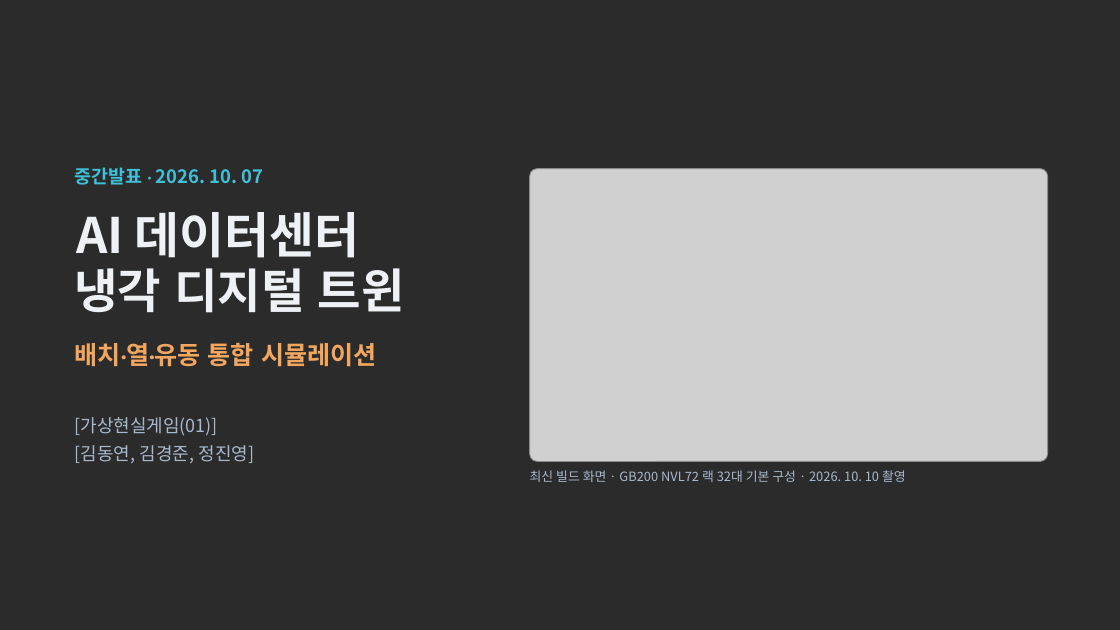
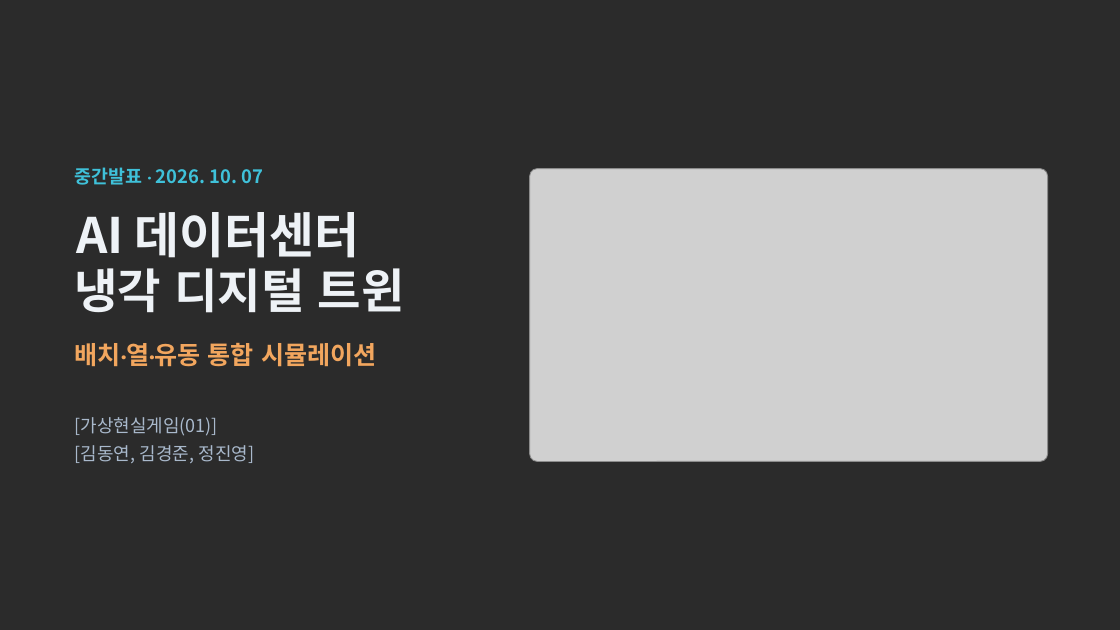
Before and after one commit to dongkimyeon/VRG_TermProj, a slide deck: slide 1 of Presentation/AI 데이터센터 냉각 디지털 트윈 — 중간발표 (편집용).pptx. Drawn at 1120x630 pixels with LibreOffice and Linux fonts; fonts in the diff are those of the drawing; grey boxes stand for pictures; background and template pictures are left out; a plain dark background stands for a picture behind light text. Boxes give left, top, right and bottom in pixels: in the first picture for what was removed or moved away, otherwise in the second. Text is boxed around its words. In the diff, an @@ line names an element or a change of style, - is before the commit and + after.

```diff
--- a/Presentation/AI 데이터센터 냉각 디지털 트윈 — 중간발표 (편집용).pptx
+++ b/Presentation/AI 데이터센터 냉각 디지털 트윈 — 중간발표 (편집용).pptx
@@ text removed at <box>530,470,906,482</box> @@
-최신 빌드 화면 · GB200 NVL72 랙 32대 기본 구성 · 2026. 10. 10 촬영
```
Also in this commit, not shown: 7 other slides changed.
